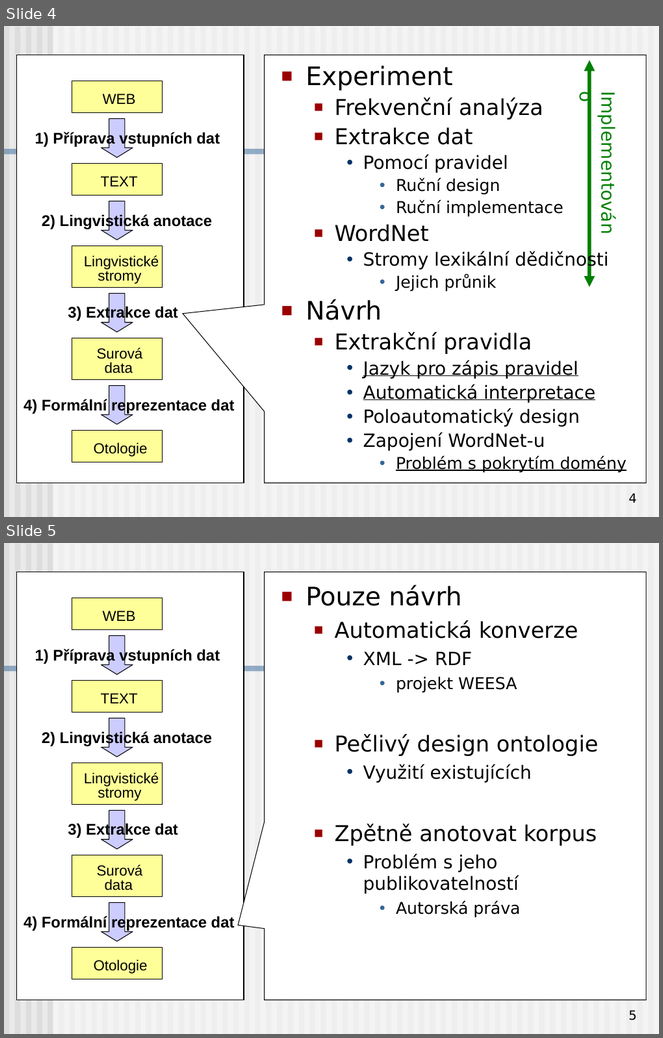
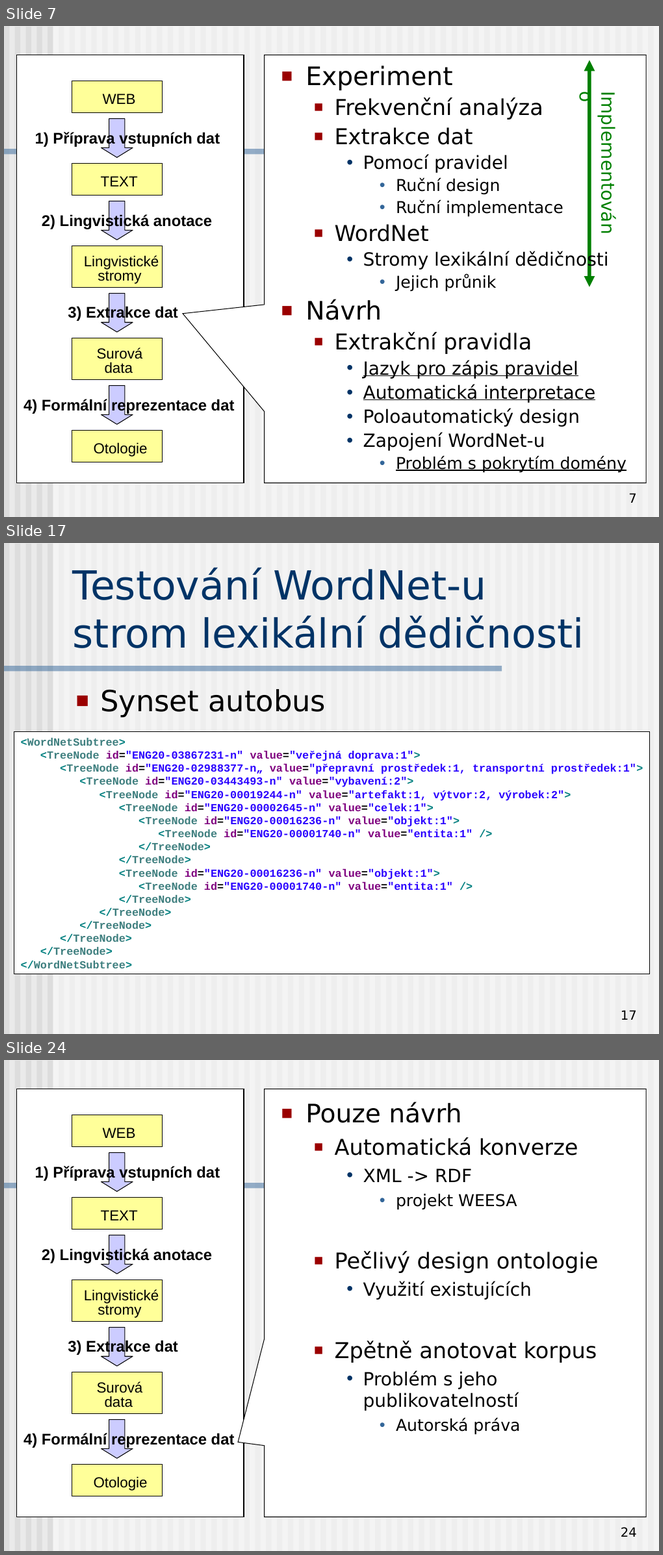
Before and after one commit to BackupTheBerlios/czsem-svn, a slide deck: trunk/docs/Presentation/dedek_czsem_obhajoba.ppt. Shown one above the other, each under a label of ours: slides 4 and 5 before the commit, slides 7, 17 and 24 after it; the slides between them are not shown. The pictures are 663x1038 and 663x1555 pixels, drawn with LibreOffice and Linux fonts; fonts in the diff are those of the drawing. Boxes give left, top, right and bottom in pixels: in the first picture for what was removed or moved away, otherwise in the second. Text is boxed around its words. In the diff, an @@ line names an element or a change of style, - is before the commit and + after.

```diff
--- a/trunk/docs/Presentation/dedek_czsem_obhajoba.ppt
+++ b/trunk/docs/Presentation/dedek_czsem_obhajoba.ppt
@@ slide 17 added at [4,543,659,1034], background #EAEAEA; not listed: 62 template elements that a slide beside it also shows @@
@@ title added at [73,567,584,648], 44 pt, text #003366 @@
+Testování WordNet-u
+strom lexikální dědičnosti
@@ text added at [100,689,326,718], 32 pt, text #000000 @@
+■ Synset autobus
@@ rectangle added at [14,731,650,974], fill #FFFFFF, outline #000000 0.74 pt, 12 pt, text #2A00FF, bold @@
+<WordNetSubtree>
+<TreeNode id="ENG20-03867231-n" value="veřejná doprava:1">
+<TreeNode id="ENG20-02988377-n„ value="přepravní prostředek:1, transportní prostředek:1">
+<TreeNode id="ENG20-03443493-n" value="vybavení:2">
+<TreeNode id="ENG20-00019244-n" value="artefakt:1, výtvor:2, výrobek:2">
+<TreeNode id="ENG20-00002645-n" value="celek:1">
+<TreeNode id="ENG20-00016236-n" value="objekt:1">
+<TreeNode id="ENG20-00001740-n" value="entita:1" />
+</TreeNode>
+</TreeNode>
+<TreeNode id="ENG20-00016236-n" value="objekt:1">
+<TreeNode id="ENG20-00001740-n" value="entita:1" />
+</TreeNode>
+</TreeNode>
+</TreeNode>
+</TreeNode>
+</TreeNode>
+</WordNetSubtree>
@@ page number added at [621,1010,637,1020], 14 pt, text #000000 @@
+17
@@ what was slide 4 is now slide 7 @@
@@ page number at [629,493,636,503]: text changed @@
-4
+7
@@ what was slide 5 is now slide 24 @@
@@ page number at [621,1527,637,1537]: text changed @@
-5
+24
```
Also in this commit, not shown: 3 slides changed, 18 other slides added, 2 slides removed.
